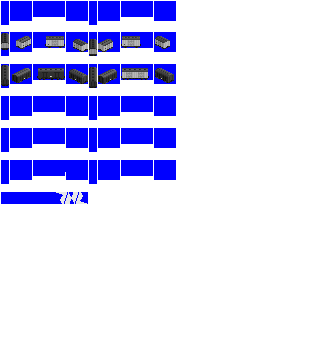
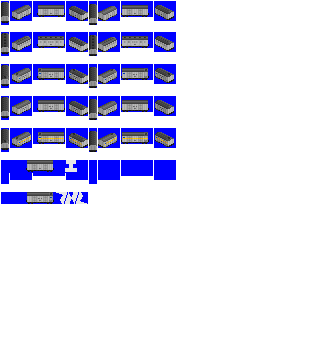
The second 332x361 image is a revision of the first. Changes to its layers:
painted on "reki 1" over 1, 2, 174, 204
